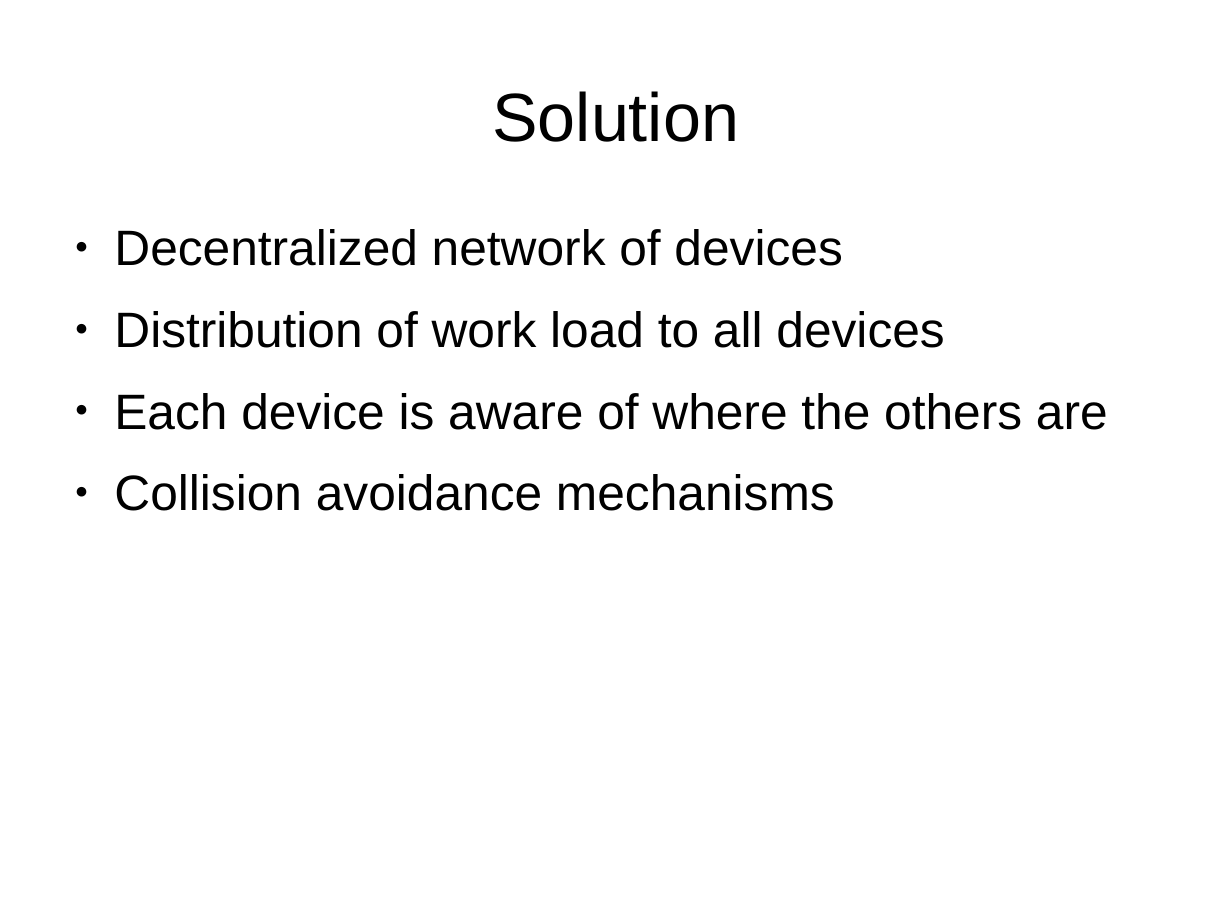
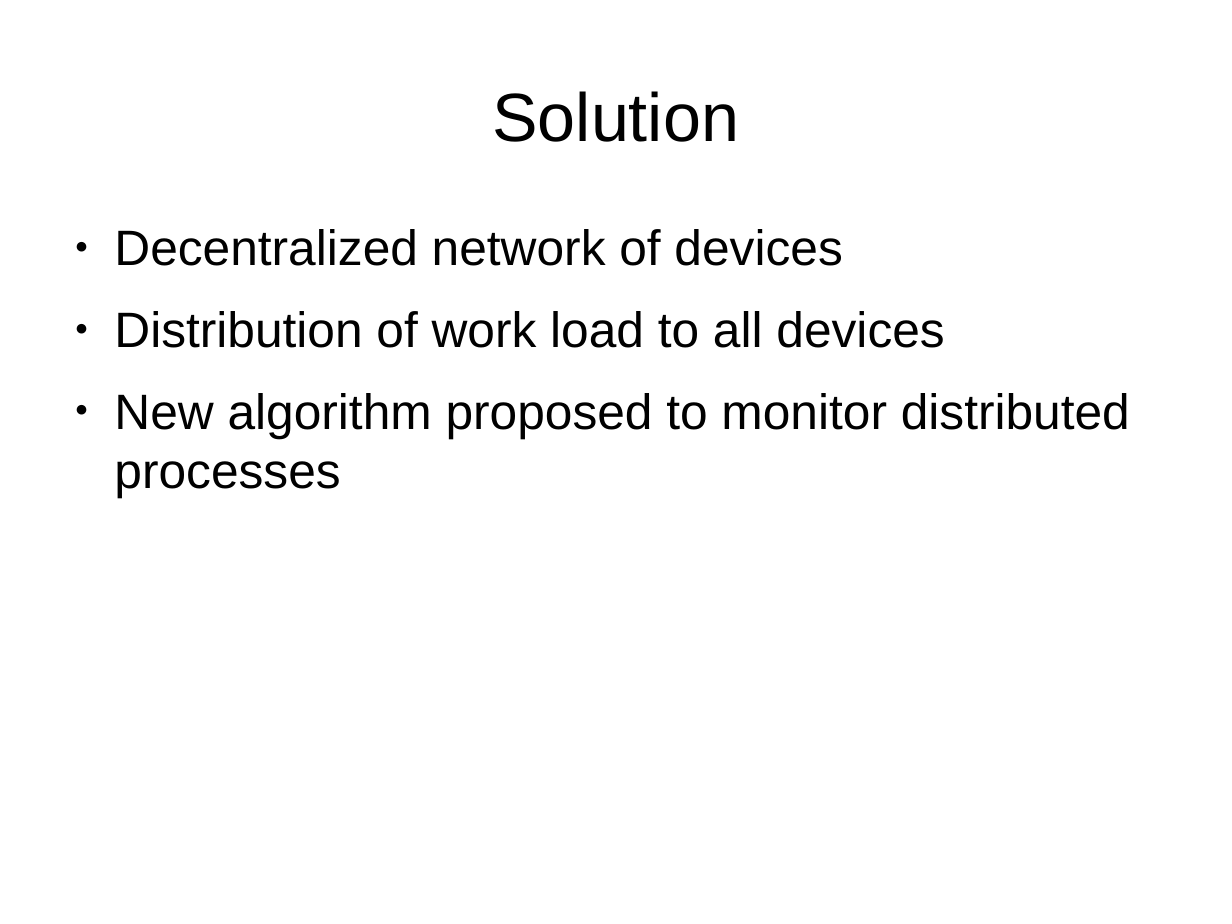
Before and after one commit to andrewazores/Capstone, a slide deck: slide 3 of documentation/problem_statement_presentation.odp. Drawn at 1232x924 pixels with LibreOffice and Linux fonts; fonts in the diff are those of the drawing. Boxes give left, top, right and bottom in pixels: in the first picture for what was removed or moved away, otherwise in the second. Text is boxed around its words. In the diff, an @@ line names an element or a change of style, - is before the commit and + after.

Commit message:
Edit Problem Statement
changed presentation to focus more on the algorithm instead of the application
added skynet picture
added further explanation of what we are actually doing

```diff
--- a/documentation/problem_statement_presentation.odp
+++ b/documentation/problem_statement_presentation.odp
@@ text at bbox=[114, 393, 1130, 498]: text changed @@
-● Each device is aware of where the others are
-● Collision avoidance mechanisms
+● New algorithm proposed to monitor distributed processes
```
Also in this commit, not shown: 3 other slides changed, 4 slides added, 3 slides removed.
